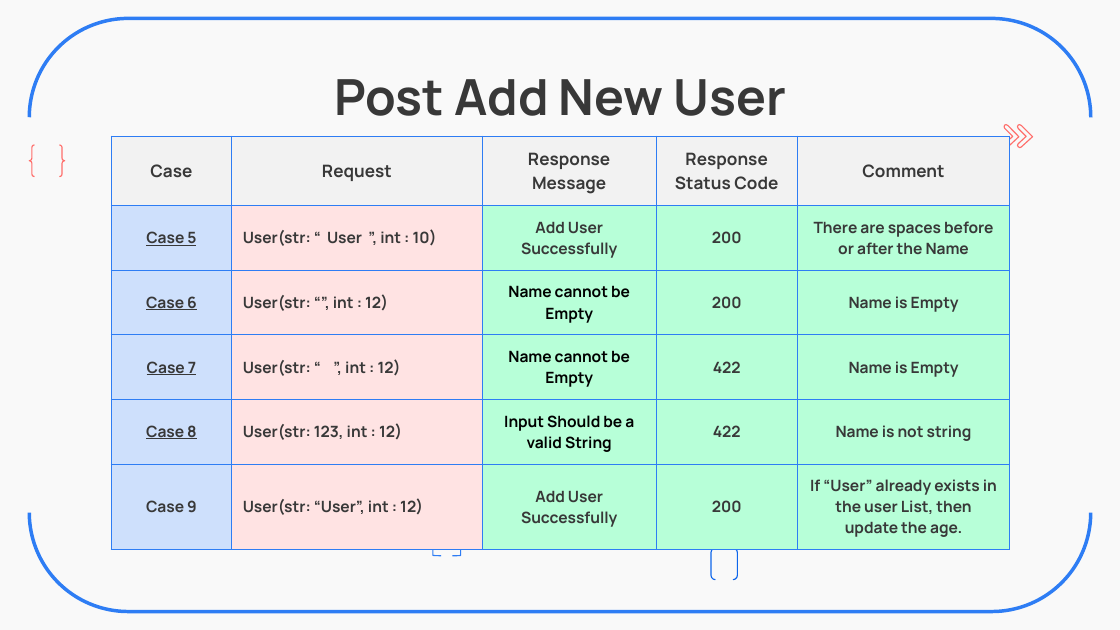
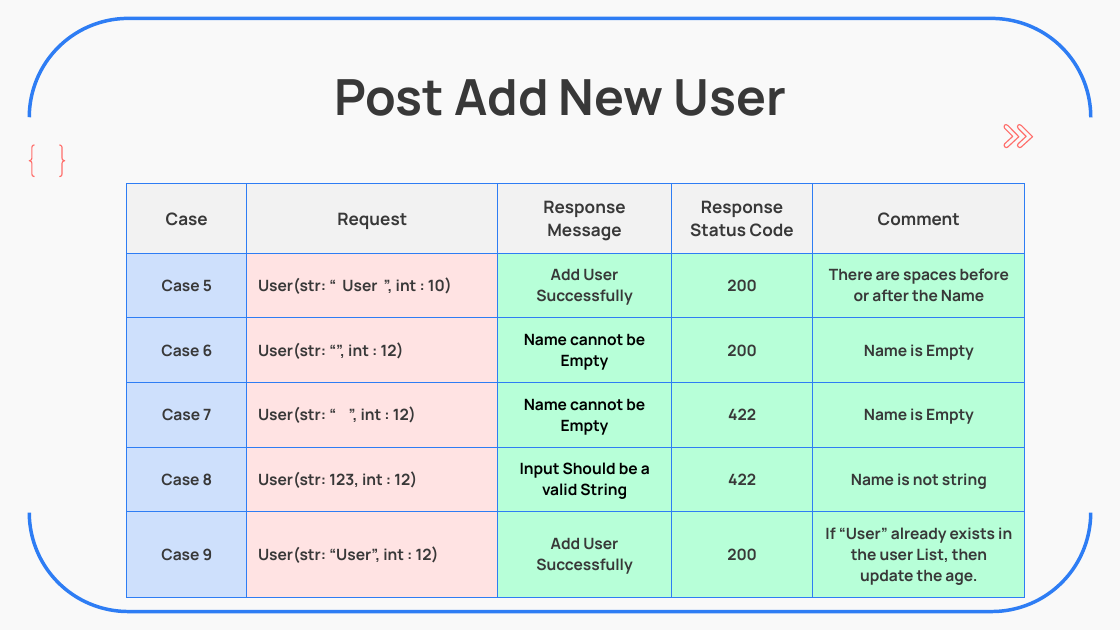
Before and after one commit to ZavierHuang/RESTFUL-API-DESIGN, a slide deck: slide 6 of 黃昱叡_SW2_Backend_Practice.pptx (slide 5 before the commit). Drawn at 1120x630 pixels with LibreOffice and Linux fonts; fonts in the diff are those of the drawing. Boxes give left, top, right and bottom in pixels: in the first picture for what was removed or moved away, otherwise in the second. Text is boxed around its words. In the diff, an @@ line names an element or a change of style, - is before the commit and + after.

```diff
--- a/黃昱叡_SW2_Backend_Practice.pptx
+++ b/黃昱叡_SW2_Backend_Practice.pptx
@@ table at (127,184,1025,589) @@
@@ underline off in "Case 5", "Case 6", "Case 7", "Case 8" @@
@@ table: place and size @@
-table at (111,137,1009,541)
+table at (127,184,1025,589)
```
Also in this commit, not shown: 17 other slides changed, 1 slide added, 2 other files.
